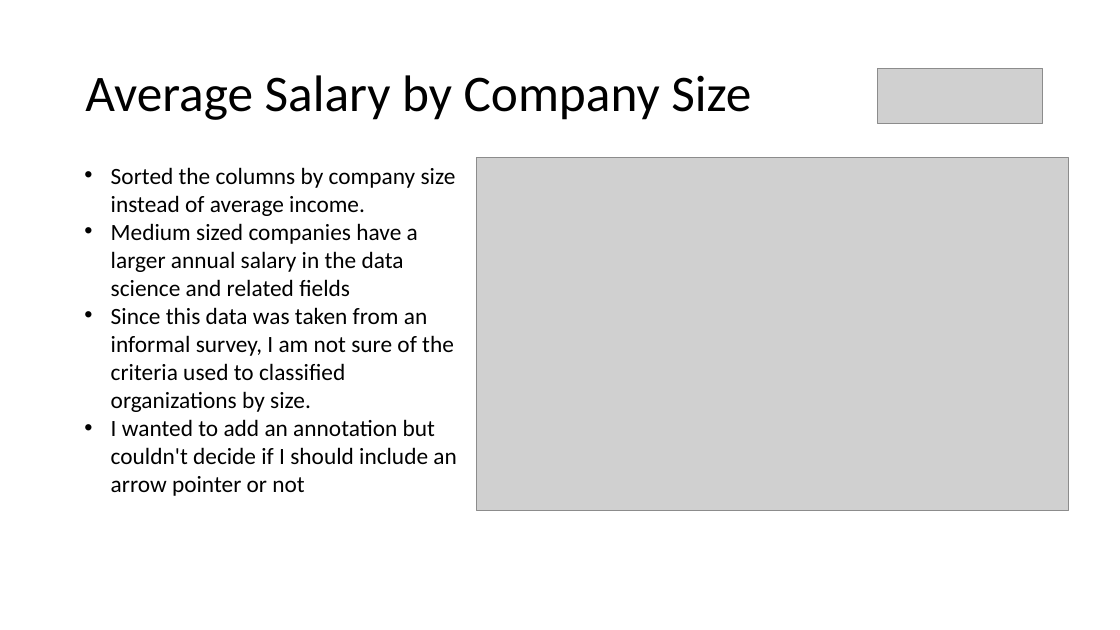
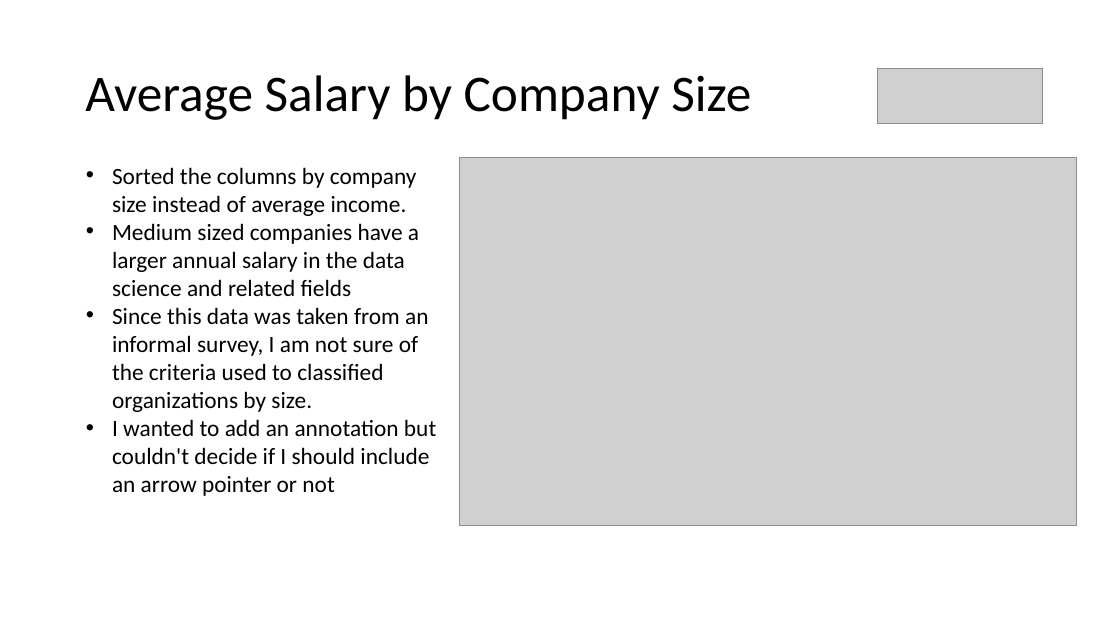
Before and after one commit to wwwinters/MSDS-670-Week-5-Assignment, a slide deck: slide 5 of presentation/WileyWinters_Assignment6.pptx. Drawn at 1120x630 pixels with LibreOffice and Linux fonts; fonts in the diff are those of the drawing; grey boxes stand for pictures. Boxes give left, top, right and bottom in pixels: in the first picture for what was removed or moved away, otherwise in the second. Text is boxed around its words. In the diff, an @@ line names an element or a change of style, - is before the commit and + after.

Commit message:
Changed text boxes to annotations

```diff
--- a/presentation/WileyWinters_Assignment6.pptx
+++ b/presentation/WileyWinters_Assignment6.pptx
@@ text "Sorted the columns by company ..." rewrapped from <box>111,167,456,496</box> to <box>112,167,436,496</box> @@
@@ picture: place and size @@
-picture at <box>477,157,1069,511</box>
+picture at <box>460,157,1076,525</box>
```
Also in this commit, not shown: 6 other files.
